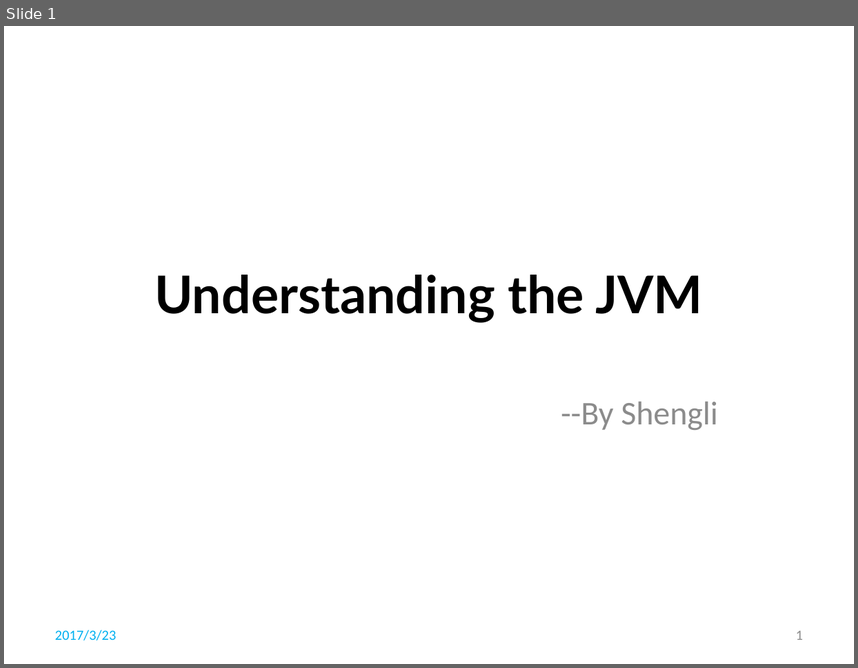
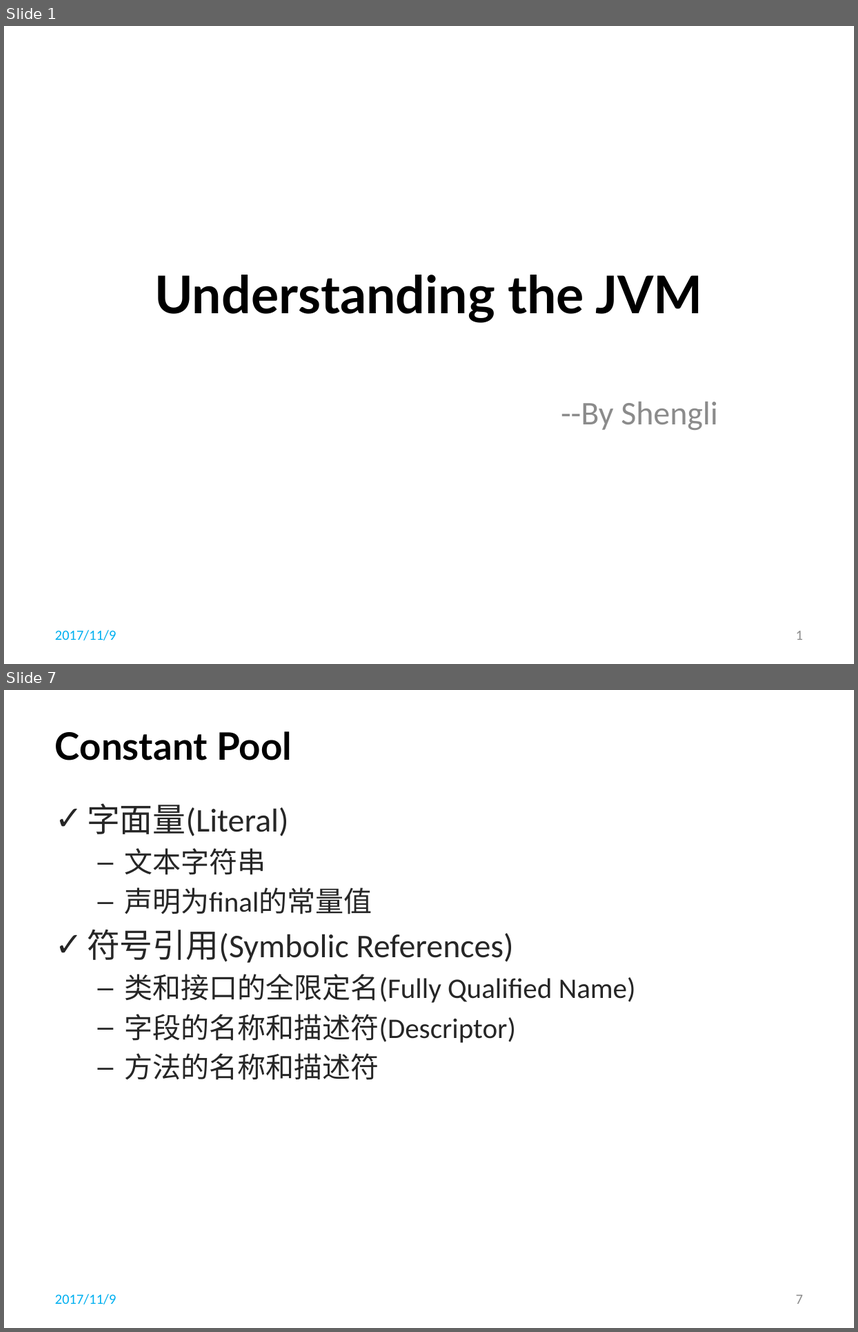
Before and after one commit to li-shengli/selfstudy, a slide deck: PPT/Understanding the JVM.pptx. Shown one above the other, each under a label of ours: slide 1 before the commit, slides 1 and 7 after it; the slides between them are not shown. The pictures are 858x668 and 858x1332 pixels, drawn with LibreOffice and Linux fonts; fonts in the diff are those of the drawing; background and template pictures are left out. Boxes give left, top, right and bottom in pixels: in the first picture for what was removed or moved away, otherwise in the second. Text is boxed around its words. In the diff, an @@ line names an element or a change of style, - is before the commit and + after.

```diff
--- a/PPT/Understanding the JVM.pptx
+++ b/PPT/Understanding the JVM.pptx
@@ slide 7 added at (x1=4, y1=690, x2=854, y2=1328), background picture (left out) @@
@@ title added at (x1=55, y1=731, x2=292, y2=760), 32 pt, text #000000, bold @@
+Constant Pool
@@ text added at (x1=87, y1=803, x2=636, y2=1080), 24 pt, text #262626 @@
+✓ 字面量(Literal)
+  – 文本字符串
+  – 声明为final的常量值
+✓ 符号引用(Symbolic References)
+  – 类和接口的全限定名(Fully Qualified Name)
+  – 字段的名称和描述符(Descriptor)
+  – 方法的名称和描述符
@@ text added at (x1=55, y1=1293, x2=116, y2=1304), 12 pt, text #00B0F0 @@
+2017/11/9
@@ page number added at (x1=796, y1=1294, x2=803, y2=1303), 12 pt, text #8C8C8C @@
+7
@@ slide 1 changed as well @@
@@ text at (x1=55, y1=629, x2=116, y2=640): text changed @@
-2017/3/23
+2017/11/9
```
Also in this commit, not shown: 85 other slides added, 4 slides removed, 10 other files.
